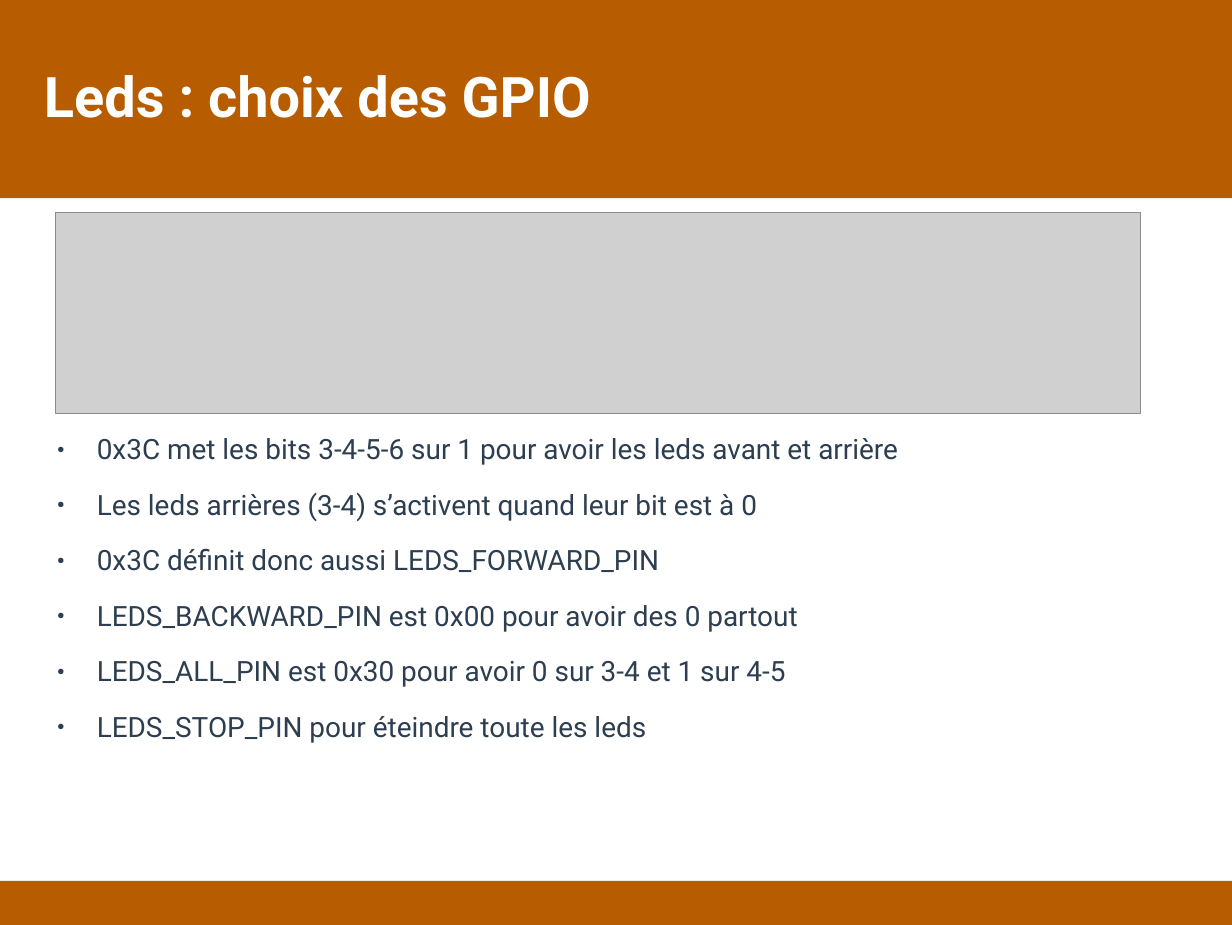
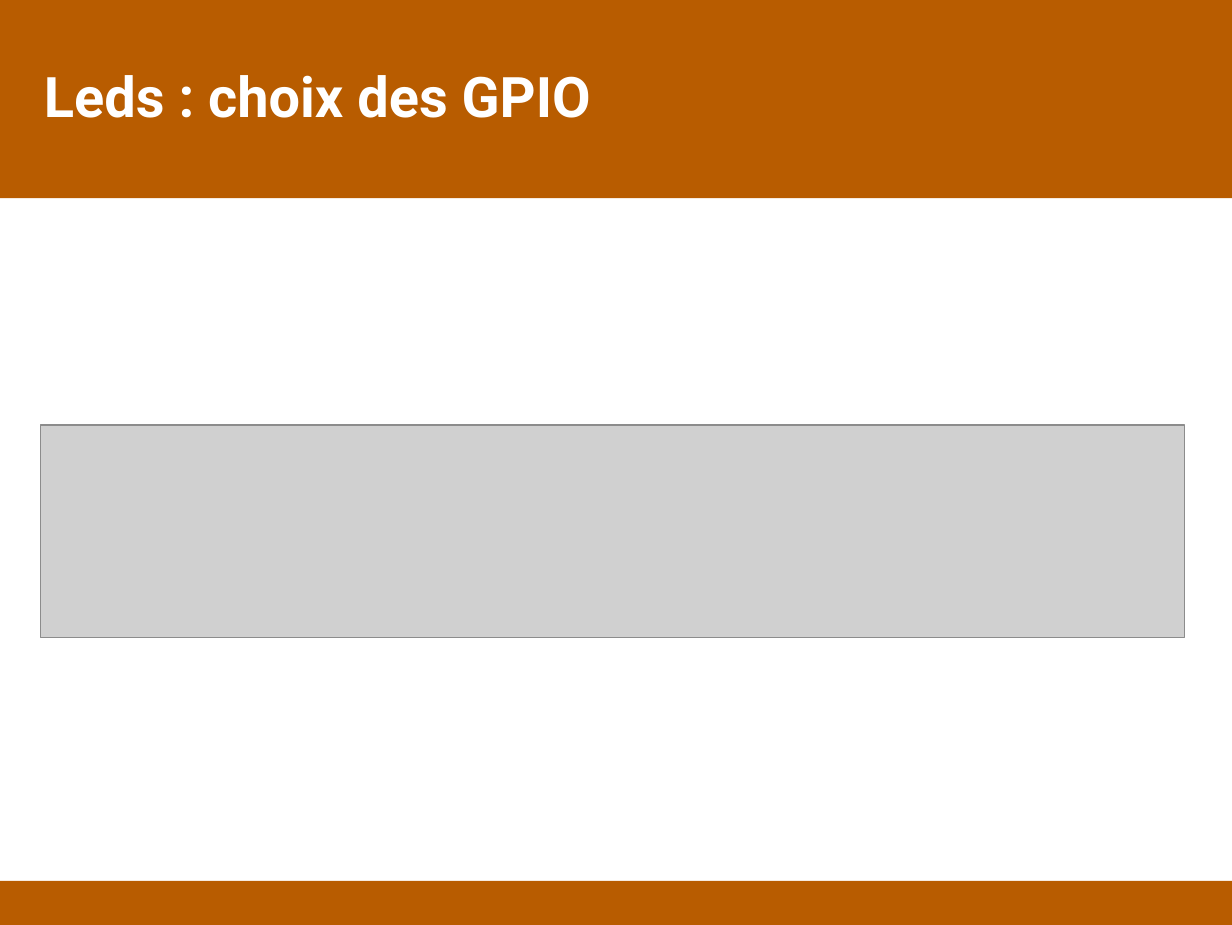
Before and after one commit to Pholith/ARM-Stellaris-TerrorBot, a slide deck: slide 5 of Présentation.odp. Drawn at 1232x925 pixels with LibreOffice and Linux fonts; fonts in the diff are those of the drawing; grey boxes stand for pictures. Boxes give left, top, right and bottom in pixels: in the first picture for what was removed or moved away, otherwise in the second. Text is boxed around its words. In the diff, an @@ line names an element or a change of style, - is before the commit and + after.

```diff
--- a/Présentation.odp
+++ b/Présentation.odp
@@ picture: place and size @@
-picture at [56, 212, 1140, 414]
+picture at [40, 425, 1185, 637]
@@ text removed at [97, 438, 898, 743] @@
-● 0x3C met les bits 3-4-5-6 sur 1 pour avoir les leds avant et arrière
-● Les leds arrières (3-4) s’activent quand leur bit est à 0
-● 0x3C définit donc aussi LEDS_FORWARD_PIN
-● LEDS_BACKWARD_PIN est 0x00 pour avoir des 0 partout
-● LEDS_ALL_PIN est 0x30 pour avoir 0 sur 3-4 et 1 sur 4-5
-● LEDS_STOP_PIN pour éteindre toute les leds
```
Also in this commit, not shown: 1 other slide changed, 1 other file.
